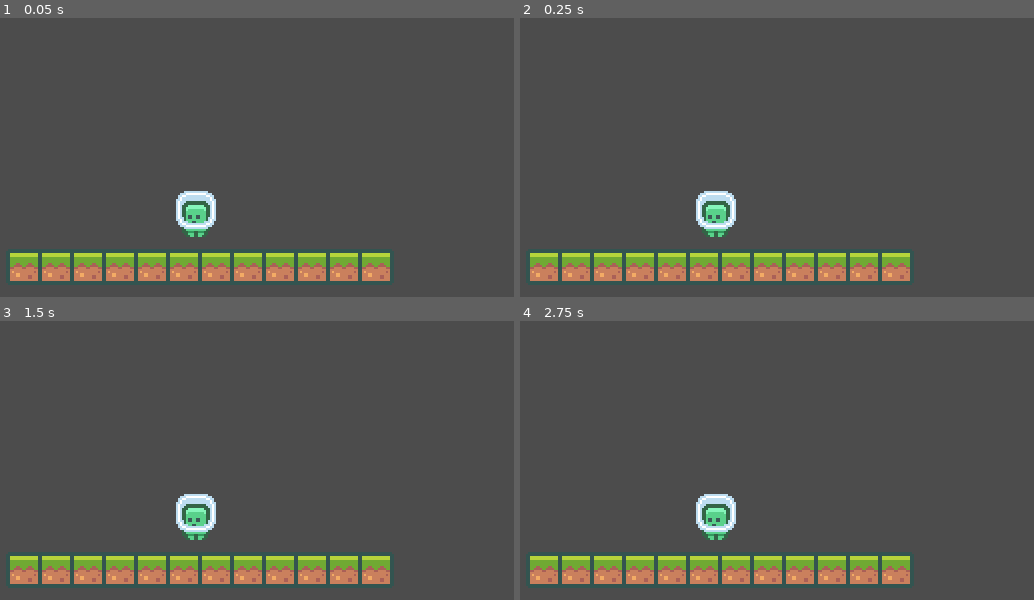
Above: before the commit, frames 1-4 (two rows, left to right).
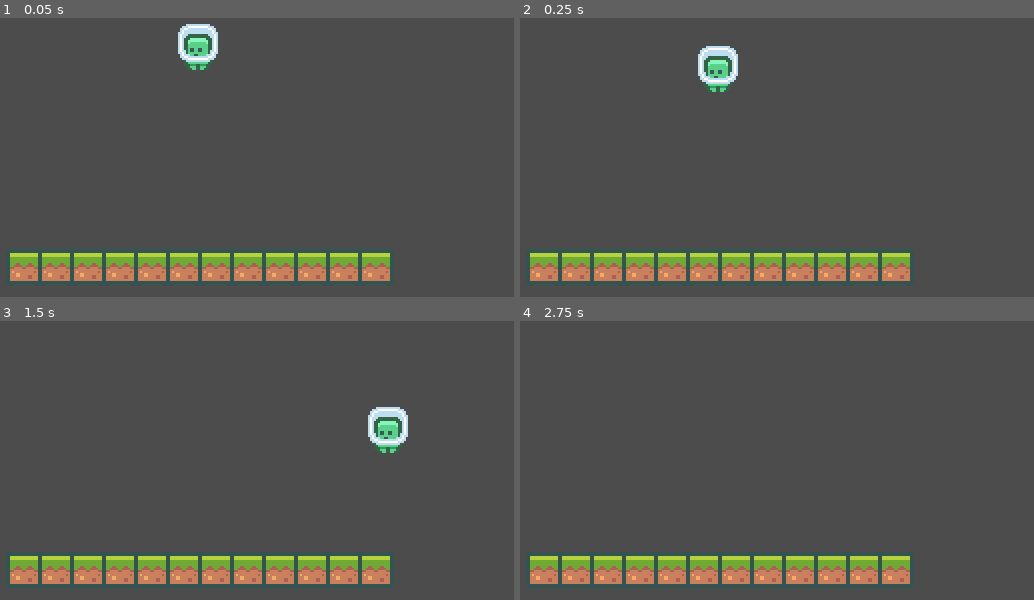
Above: after the commit, the same moments.

Repository: tiagoskaterock/GodotPlatformer
Game: Godot game, scene res://Scenes/Main.tscn
Two runs of this game, one before a commit and one after it. Both use one fixed random seed, a clock stepped at 60 frames per second and the inputs below.
Inputs:
- Up to frame 1 (0.05 s): no input
- Up to frame 2 (0.25 s): no input
- Up to frame 3 (1.5 s): hold D (move_right, bound only after the commit) from 0.53 s (still down); tap W (jump, bound only after the commit) at 0.6, 0.77, 1.07, 1.35 s
- Up to frame 4 (2.75 s): tap W (jump, bound only after the commit) at 1.52, 1.82, 2.1 s; release D (move_right, bound only after the commit) at 2.03 s; hold A (move_left, bound only after the commit) from 2.03 s (still down)

The runs differ from the first frame. In frame 1, 2.2% of the frame differs, in the area x 34-43%, y 2-79%; in frame 2, 2.2%; in frame 3, 2.2%; in frame 4, 1.1%.

Commit message:
4. ROugh Player Controller

Diff:
--- a/Game/Scenes/Main.tscn
+++ b/Game/Scenes/Main.tscn
@@ -1,7 +1,10 @@
-[gd_scene load_steps=3 format=2]
+[gd_scene load_steps=5 format=2]
 
 [ext_resource path="res://Resources/tileset.tres" type="TileSet" id=1]
 [ext_resource path="res://Assets/Characters/Player/character_0000.png" type="Texture" id=2]
+[ext_resource path="res://Scenes/Scripts/Player.gd" type="Script" id=3]
+
+[sub_resource type="RectangleShape2D" id=1]
 
 [node name="MainScene" type="Node2D"]
 
@@ -12,7 +15,8 @@
 tile_data = PoolIntArray( 196602, 0, 0, 196603, 0, 0, 196604, 0, 0, 196605, 0, 0, 196606, 0, 0, 196607, 0, 0, 131072, 0, 0, 131073, 0, 0, 131074, 0, 0, 131075, 0, 0, 131076, 0, 0, 131077, 0, 0 )
 
 [node name="Player" type="KinematicBody2D" parent="."]
-position = Vector2( -1, 14 )
+position = Vector2( 0, -70 )
+script = ExtResource( 3 )
 __meta__ = {
 "_edit_group_": true
 }
@@ -20,5 +24,8 @@
 [node name="Sprite" type="Sprite" parent="Player"]
 texture = ExtResource( 2 )
 
+[node name="Shape" type="CollisionShape2D" parent="Player"]
+shape = SubResource( 1 )
+
 [node name="Camera" type="Camera2D" parent="."]
 current = true
--- /dev/null
+++ b/Game/Scenes/Scripts/Player.gd
@@ -0,0 +1,20 @@
+extends KinematicBody2D
+
+var gravity = 350
+var velocity = Vector2.ZERO
+var maxHorizontalSpeed = 100
+var jumpSpeed = 200
+
+func _process(delta):
+	var moveVector = Vector2.ZERO
+
+	moveVector.x = Input.get_action_strength("move_right") - Input.get_action_strength("move_left")
+	moveVector.y = -1 if Input.is_action_just_pressed("jump") else 0
+
+	velocity.x = moveVector.x * maxHorizontalSpeed
+
+	if(moveVector.y < 0 and is_on_floor()):
+		velocity.y = moveVector.y * jumpSpeed
+
+	velocity.y += gravity * delta
+	velocity = move_and_slide(velocity, Vector2.UP)
--- a/Game/project.godot
+++ b/Game/project.godot
@@ -51,6 +51,29 @@
 "svg/scale": 1.0
 }
 
+[input]
+
+move_left={
+"deadzone": 0.5,
+"events": [ Object(InputEventKey,"resource_local_to_scene":false,"resource_name":"","device":0,"alt":false,"shift":false,"control":false,"meta":false,"command":false,"pressed":false,"scancode":65,"physical_scancode":0,"unicode":0,"echo":false,"script":null)
+, Object(InputEventKey,"resource_local_to_scene":false,"resource_name":"","device":0,"alt":false,"shift":false,"control":false,"meta":false,"command":false,"pressed":false,"scancode":16777231,"physical_scancode":0,"unicode":0,"echo":false,"script":null)
+ ]
+}
+move_right={
+"deadzone": 0.5,
+"events": [ Object(InputEventKey,"resource_local_to_scene":false,"resource_name":"","device":0,"alt":false,"shift":false,"control":false,"meta":false,"command":false,"pressed":false,"scancode":68,"physical_scancode":0,"unicode":0,"echo":false,"script":null)
+, Object(InputEventKey,"resource_local_to_scene":false,"resource_name":"","device":0,"alt":false,"shift":false,"control":false,"meta":false,"command":false,"pressed":false,"scancode":16777233,"physical_scancode":0,"unicode":0,"echo":false,"script":null)
+ ]
+}
+jump={
+"deadzone": 0.5,
+"events": [ Object(InputEventKey,"resource_local_to_scene":false,"resource_name":"","device":0,"alt":false,"shift":false,"control":false,"meta":false,"command":false,"pressed":false,"scancode":87,"physical_scancode":0,"unicode":0,"echo":false,"script":null)
+, Object(InputEventKey,"resource_local_to_scene":false,"resource_name":"","device":0,"alt":false,"shift":false,"control":false,"meta":false,"command":false,"pressed":false,"scancode":32,"physical_scancode":0,"unicode":0,"echo":false,"script":null)
+, Object(InputEventKey,"resource_local_to_scene":false,"resource_name":"","device":0,"alt":false,"shift":false,"control":false,"meta":false,"command":false,"pressed":false,"scancode":16777232,"physical_scancode":0,"unicode":0,"echo":false,"script":null)
+, Object(InputEventKey,"resource_local_to_scene":false,"resource_name":"","device":0,"alt":false,"shift":false,"control":false,"meta":false,"command":false,"pressed":false,"scancode":16777352,"physical_scancode":0,"unicode":0,"echo":false,"script":null)
+ ]
+}
+
 [physics]
 
 common/enable_pause_aware_picking=true
